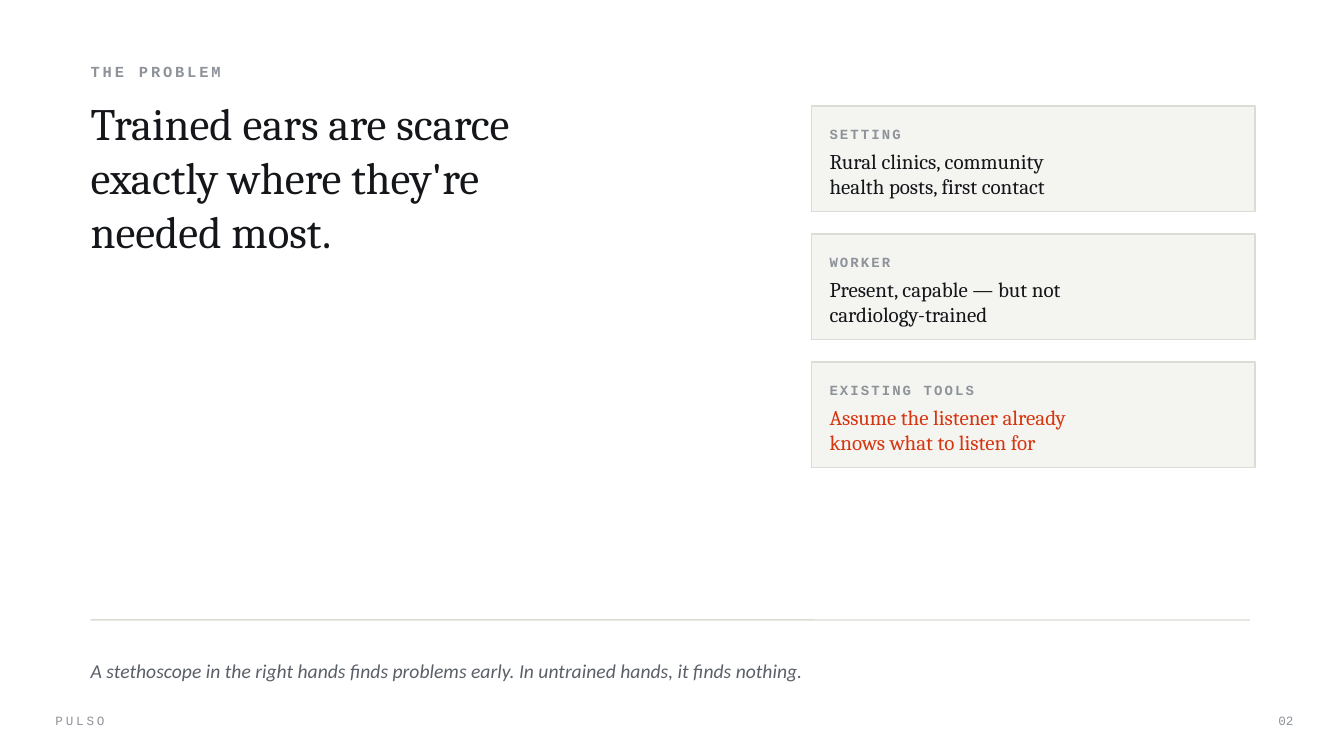
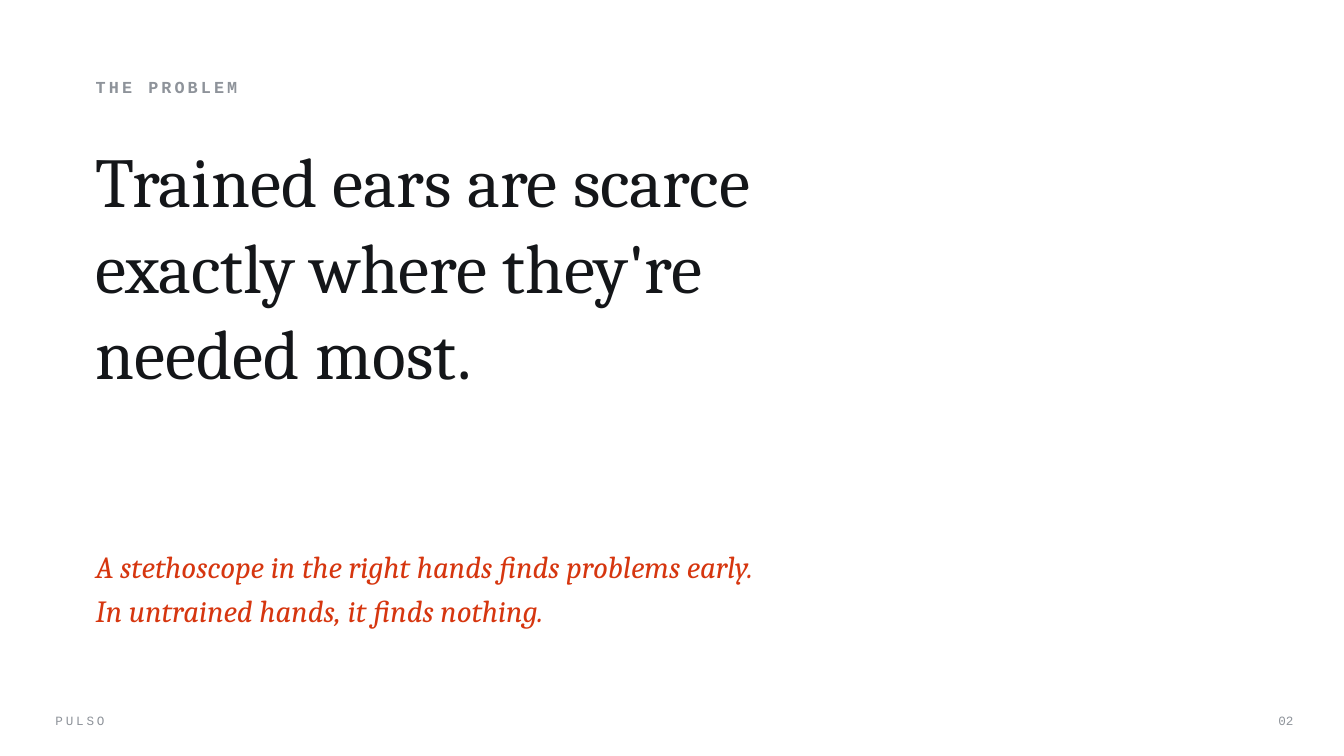
Before and after one commit to Davuddevelop/Pulso, a slide deck: slide 2 of presentation/Pulso_Pitch_Deck.pptx. Drawn at 1344x756 pixels with LibreOffice and Linux fonts; fonts in the diff are those of the drawing; background and template pictures are left out. Boxes give left, top, right and bottom in pixels: in the first picture for what was removed or moved away, otherwise in the second. Text is boxed around its words. In the diff, an @@ line names an element or a change of style, - is before the commit and + after.

```diff
--- a/presentation/Pulso_Pitch_Deck.pptx
+++ b/presentation/Pulso_Pitch_Deck.pptx
@@ text "THE PROBLEM": place and size @@
-text "THE PROBLEM" at [91, 67, 221, 77]
+text "THE PROBLEM" at [96, 82, 237, 93]
@@ text "THE PROBLEM" at [96, 82, 237, 93]: size 11 to 12 pt, letter spacing 2 to 2.2 pt @@
@@ rectangle removed at [812, 106, 1255, 212] @@
@@ text "Trained ears are scarce": place and size @@
-text "Trained ears are scarce" at [91, 109, 509, 249]
+text "Trained ears are scarce" at [96, 158, 750, 380]
@@ text "Trained ears are scarce" at [96, 158, 750, 380]: size 32 to 50 pt; line spacing 1 to 1.02 @@
@@ text removed at [830, 130, 901, 139] @@
-SETTING
@@ text removed at [830, 154, 1045, 199] @@
-Rural clinics, community
-health posts, first contact
@@ rectangle removed at [812, 234, 1255, 340] @@
@@ text removed at [830, 258, 891, 267] @@
-WORKER
@@ text removed at [830, 282, 1061, 327] @@
-Present, capable — but not
-cardiology-trained
@@ rectangle removed at [812, 362, 1255, 468] @@
@@ text removed at [830, 386, 974, 395] @@
-EXISTING TOOLS
@@ text removed at [830, 410, 1066, 451] @@
-Assume the listener already
-knows what to listen for
@@ text at [96, 556, 753, 629]: text changed; size 14 to 22 pt; font Calibri to Cambria; text colour #5B6068 to #D6360F @@
-A stethoscope in the right hands finds problems early. In untrained hands, it finds nothing.
+A stethoscope in the right hands finds problems early.
+In untrained hands, it finds nothing.
@@ line removed from (91, 620) to (1250, 620) @@
```
Also in this commit, not shown: 7 other slides changed, 2 slides added, 3 slides removed.
